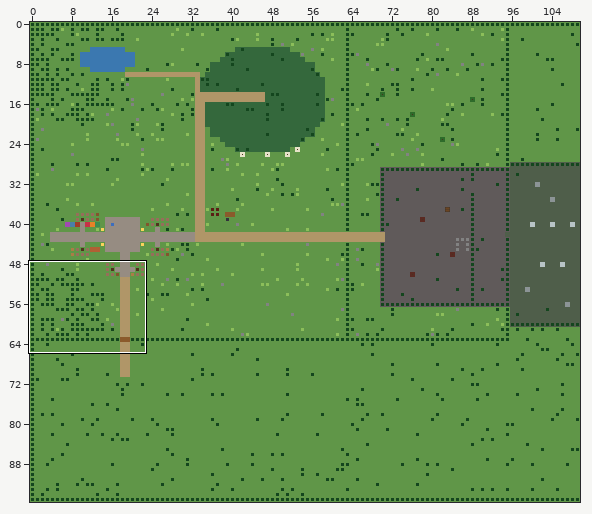
Two states of a Tiled map (JSON), maps/region.tmj. Above: a wide view before the commit, with the close-up outlined.
Close-up. First the earlier version:
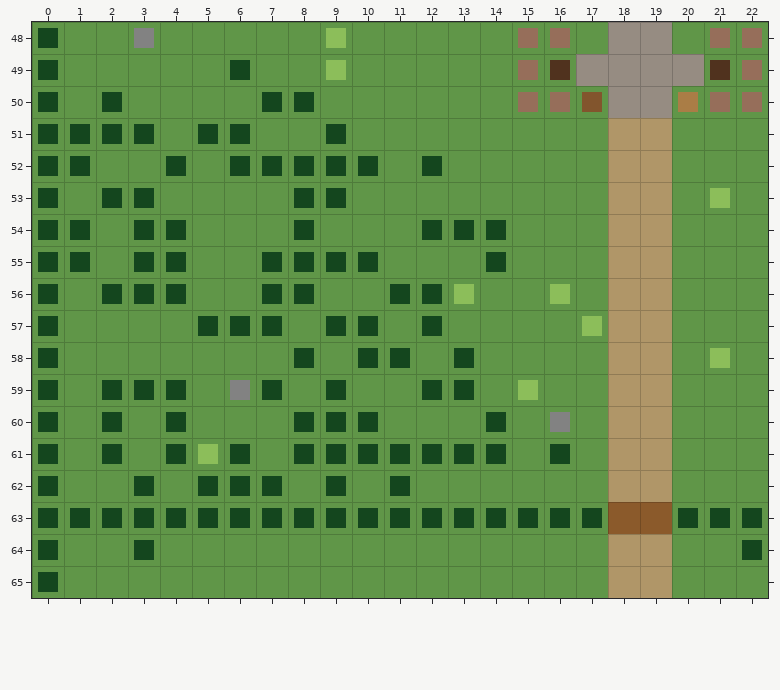
Cells are 16x16 px. Shown: x 0..22, y 48..65. The commit also changed other parts of the map, which this record leaves out.
And afterwards:
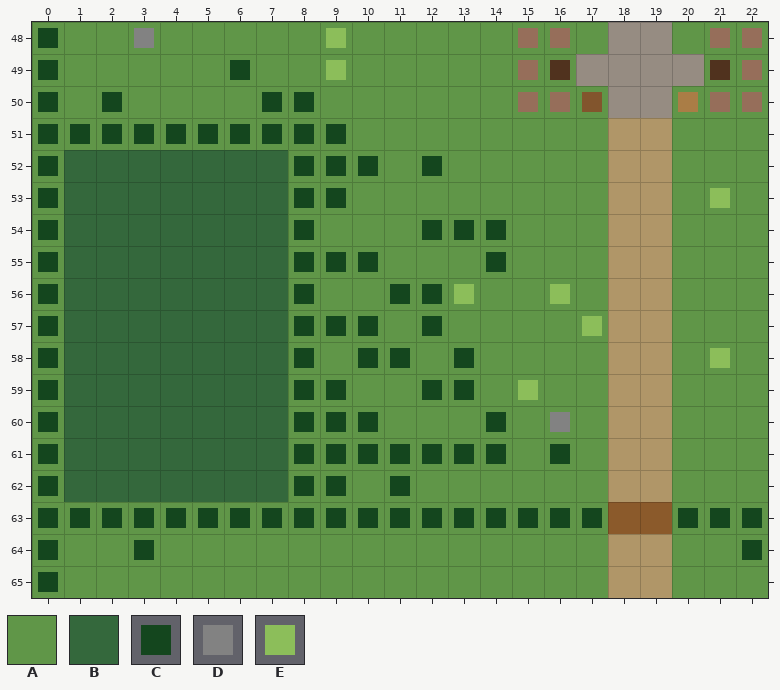
Key: from "region": A 0, B 1, C 4, D 5, E 6.
_ is an empty cell.
Edits made:
Layer "ground":
y 52..62: x 1..7 AAAAAAA -> BBBBBBB
Layer "features":
y 51: x 4 _ -> C; x 7..8 __ -> CC
y 52: x 1 C -> _; x 4 C -> _; x 6..7 CC -> __
y 53: x 2..3 CC -> __
y 54: x 1 C -> _; x 3..4 CC -> __
y 55: x 1 C -> _; x 3..4 CC -> __; x 7 C -> _
y 56: x 2..4 CCC -> ___; x 7 C -> _
y 57: x 5..8 CCC_ -> ___C
y 59: x 2..4 CCC -> ___; x 6..8 DC_ -> __C
y 60: x 2 C -> _; x 4 C -> _
y 61: x 2 C -> _; x 4..6 CEC -> ___
y 62: x 3 C -> _; x 5..8 CCC_ -> ___C
Changed places in both close-ups, as pixel boxes (x1, y1, x2, y2):
changed: (64, 124, 314, 502)
